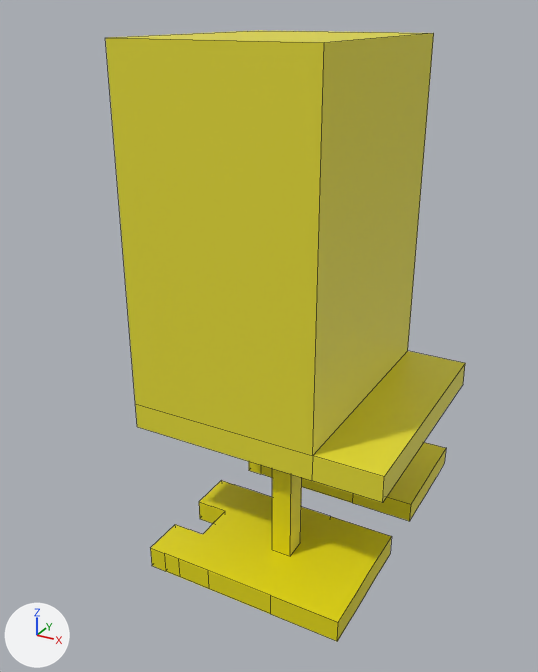
Before and after pictures for a commit that changed the Blender file Trabajo 1/Luis Humberto Cervantes Rámirez/estatua.blend.
Before and after are seen from a 50 mm lens placed at (2.84, -10.54, 7.95), pointed at (-2.32, -1.16, 3.26). Arrows for +X, +Y and +Z are at lower left; the lights stay in place. Mesh edges are drawn as thin lines.
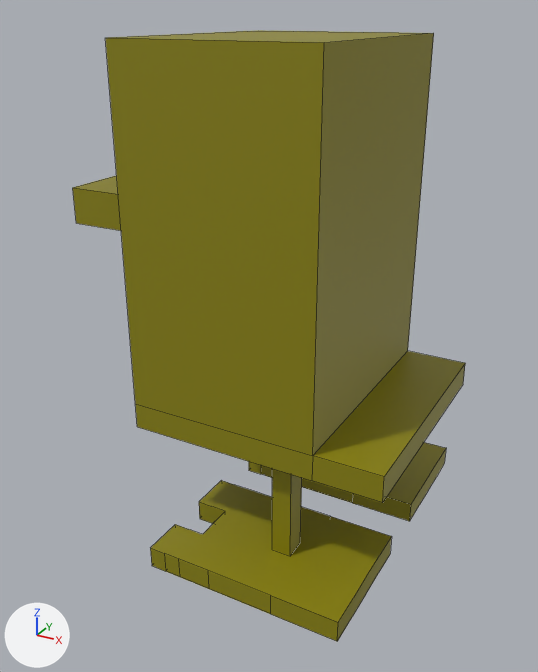
Location of each change, (x1, y1, x2, y2) in pixels of the pictures (538 x 672 px):
'Cube', recoloured: (105, 30, 465, 503) in both
'Cube.001', recoloured: (150, 469, 392, 642) in both
'Cube.003', recoloured, reshaped: before (249, 442, 446, 521); after (73, 175, 446, 521)
part 1 of me_cube_004, added (yellow): after (73, 175, 121, 231)

What the commit changed:
Material 'Material' (mat_material) changes colour from yellow #e7db06 to yellow #8d8604; in linear values from (0.8, 0.708, 0.00192) to (0.267, 0.237, 0.00117).
me_cube_004 has 58 vertices, 40 faces and spans x -1.84..1.32, y -1.2..0.85, z -1.1..1.13.
me_cube_004 is used by ob_cube_003; location (-1.37, 0.66, 1.2); rotation (1.571, 0.0, 0.0), in degrees (90, 0, 0); scale (1.0, 1.0, 0.895).
me_cube_004 part 1: a new loose piece, a box spanning x -3.38..-1.45, y 3.88..4.4, z -0.06..3.62, in mat_material (yellow #8d8604).
me_cube_005 has 16 vertices, 14 faces and spans x -3.03..0.98, y -0.2..5.37, z -2.11..1.72.
me_cube_005 no longer uses material mat_material_001 (yellow #e7de33).
me_cube_005 now uses material mat_material (yellow #8d8604).
